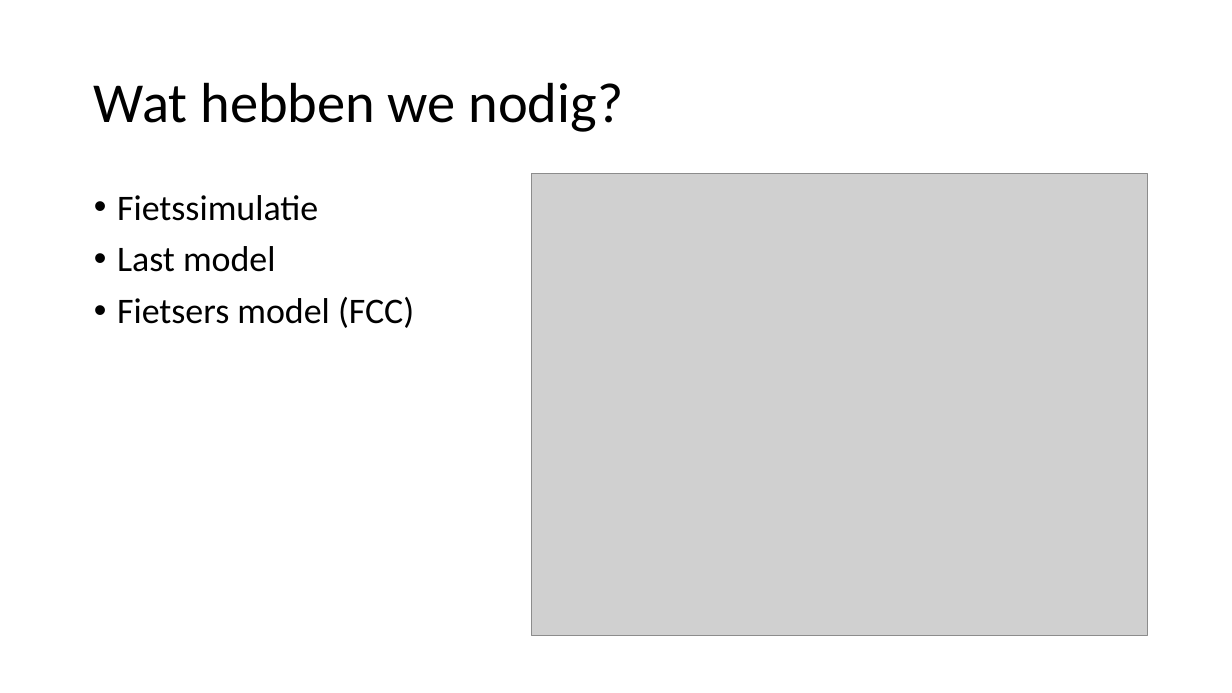
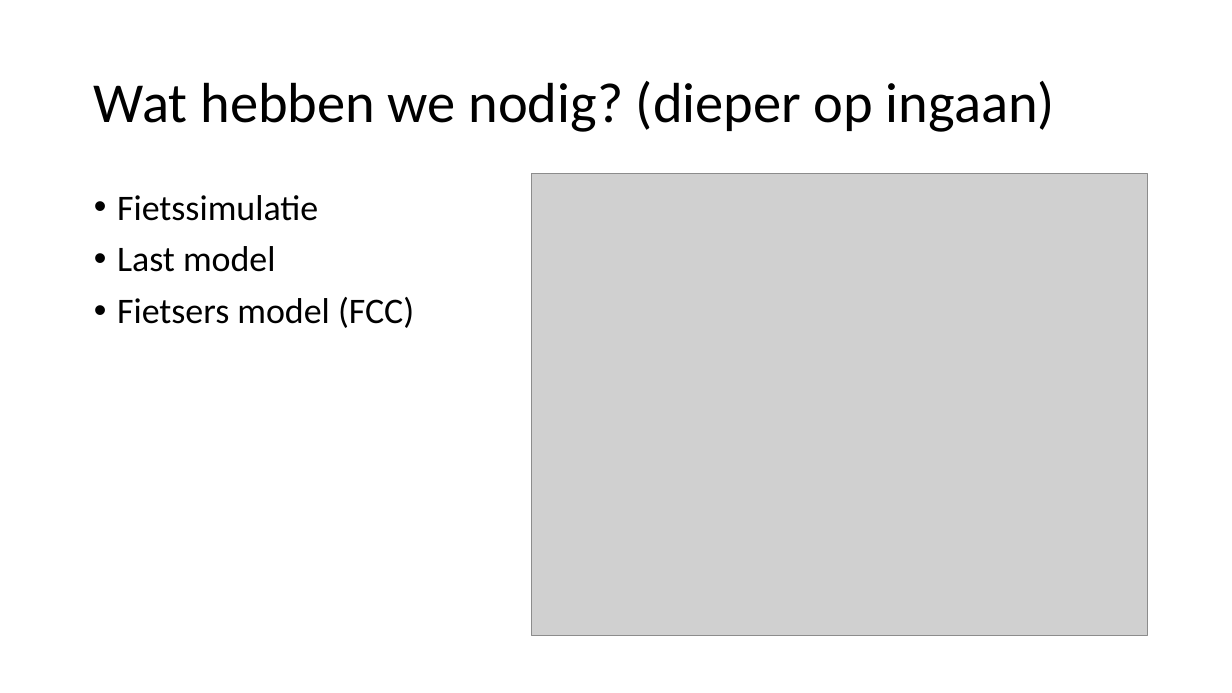
Before and after one commit to TooCools/Masterproef, a slide deck: slide 5 of Real-Time Cadansaanpassing in een Automatische Fietstransmissie.pptx (slide 3 before the commit). Drawn at 1232x693 pixels with LibreOffice and Linux fonts; fonts in the diff are those of the drawing; grey boxes stand for pictures. Boxes give left, top, right and bottom in pixels: in the first picture for what was removed or moved away, otherwise in the second. Text is boxed around its words. In the diff, an @@ line names an element or a change of style, - is before the commit and + after.

```diff
--- a/Real-Time Cadansaanpassing in een Automatische Fietstransmissie.pptx
+++ b/Real-Time Cadansaanpassing in een Automatische Fietstransmissie.pptx
@@ title at [94,81,1055,132]: text changed @@
-Wat hebben we nodig?
+Wat hebben we nodig? (dieper op ingaan)
```
Also in this commit, not shown: 4 other slides changed, 2 slides added.
